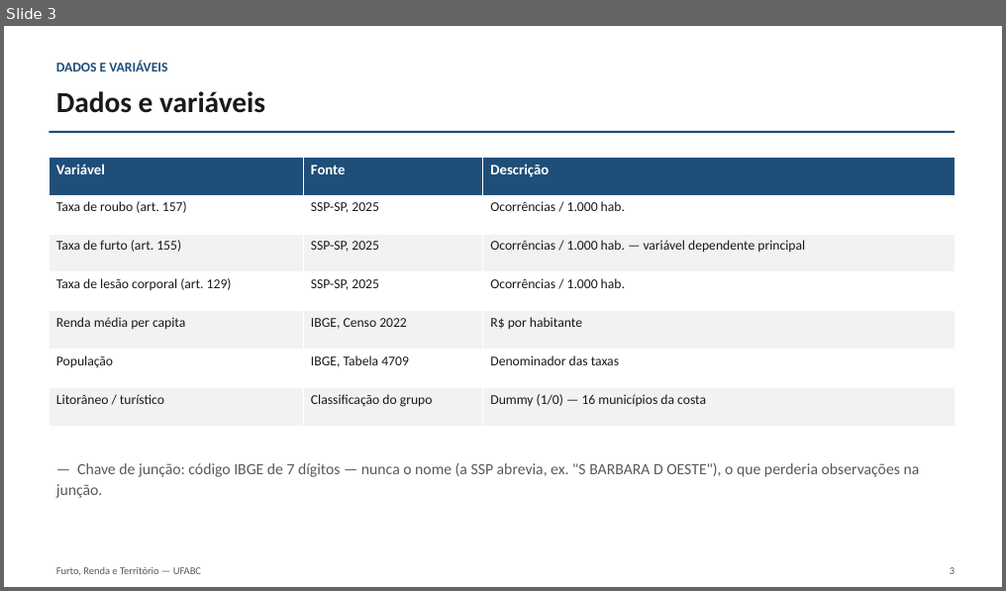
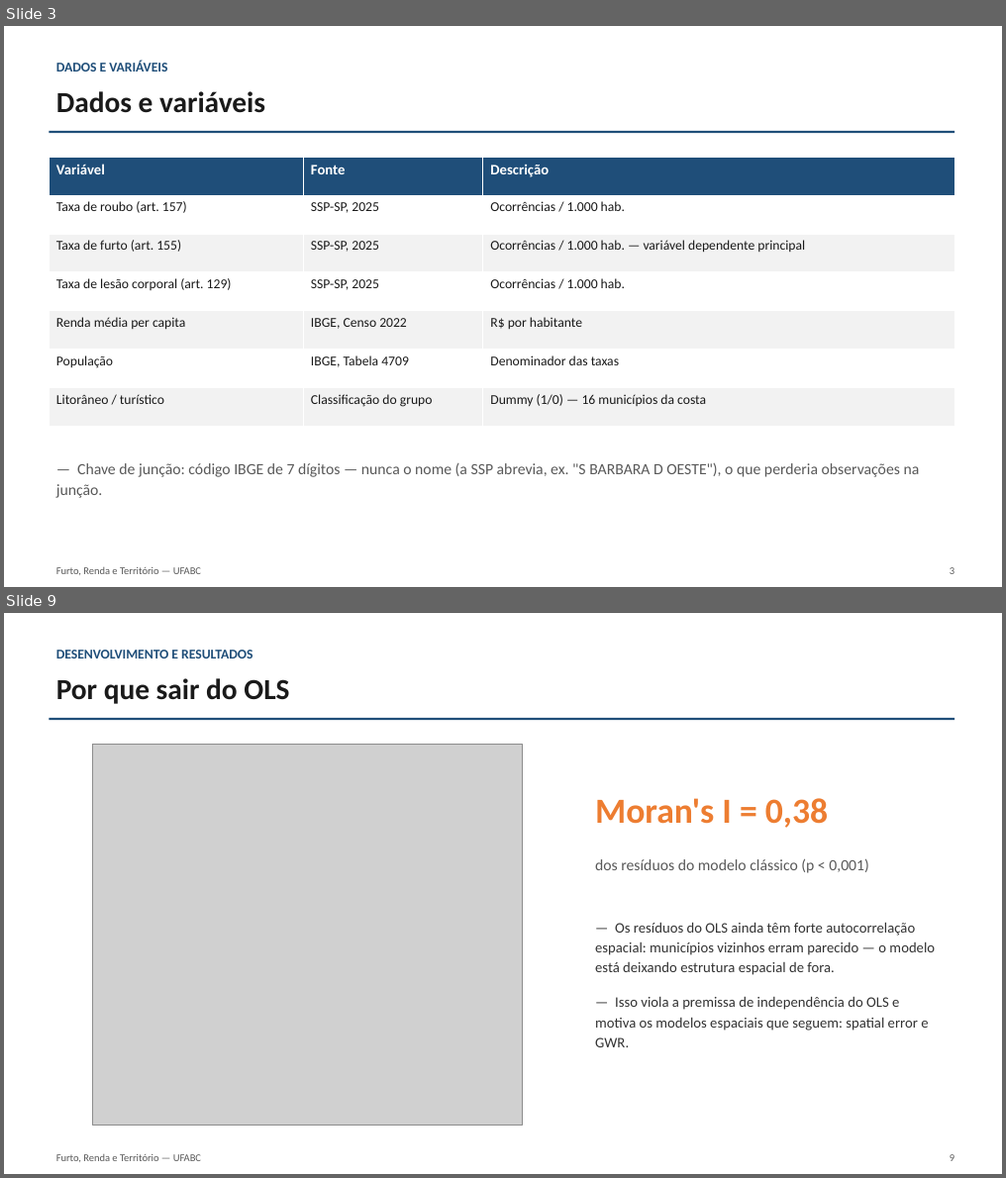
Before and after one commit to euusoujc/territory, a slide deck: slides/apresentacao_final.pptx. Shown one above the other, each under a label of ours: slide 3 before the commit, slides 3 and 9 after it; the slides between them are not shown. The pictures are 1006x591 and 1006x1178 pixels, drawn with LibreOffice and Linux fonts; fonts in the diff are those of the drawing; grey boxes stand for pictures. Boxes give left, top, right and bottom in pixels: in the first picture for what was removed or moved away, otherwise in the second. Text is boxed around its words. In the diff, an @@ line names an element or a change of style, - is before the commit and + after.

```diff
--- a/slides/apresentacao_final.pptx
+++ b/slides/apresentacao_final.pptx
@@ slide 9 added at bbox=[4, 613, 1002, 1174], background #FFFFFF @@
@@ text added at bbox=[56, 650, 252, 659], 13 pt, text #1F4E79, bold @@
+DESENVOLVIMENTO E RESULTADOS
@@ text added at bbox=[56, 678, 289, 704], 28 pt, text #1A1A1A, bold @@
+Por que sair do OLS
@@ rectangle added at bbox=[49, 718, 954, 720], fill #1F4E79 @@
@@ picture added at bbox=[92, 744, 522, 1126] @@
@@ text added at bbox=[595, 798, 828, 828], 34 pt, text #ED7D31, bold @@
+Moran's I = 0,38
@@ text added at bbox=[595, 859, 869, 873], 15 pt, text #595959 @@
+dos resíduos do modelo clássico (p < 0,001)
@@ text added at bbox=[595, 922, 935, 1048], 14 pt, text #333333 @@
+— Os resíduos do OLS ainda têm forte autocorrelação espacial: municípios vizinhos erram parecido — o modelo está deixando estrutura espacial de fora.
+— Isso viola a premissa de independência do OLS e motiva os modelos espaciais que seguem: spatial error e GWR.
@@ text added at bbox=[56, 1155, 201, 1162], 10 pt, text #595959 @@
+Furto, Renda e Território — UFABC
@@ text added at bbox=[949, 1155, 954, 1161], 10 pt, text #595959 @@
+9
```
Also in this commit, not shown: 11 slides changed, 1 other slide added, 3 other files.
